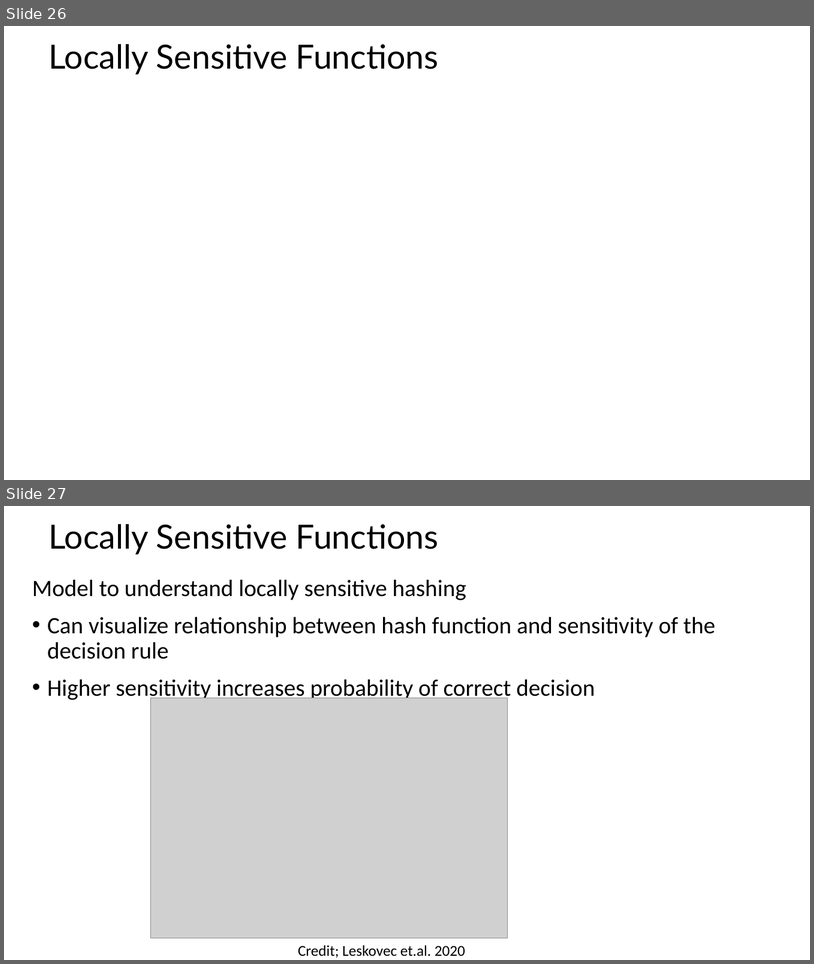
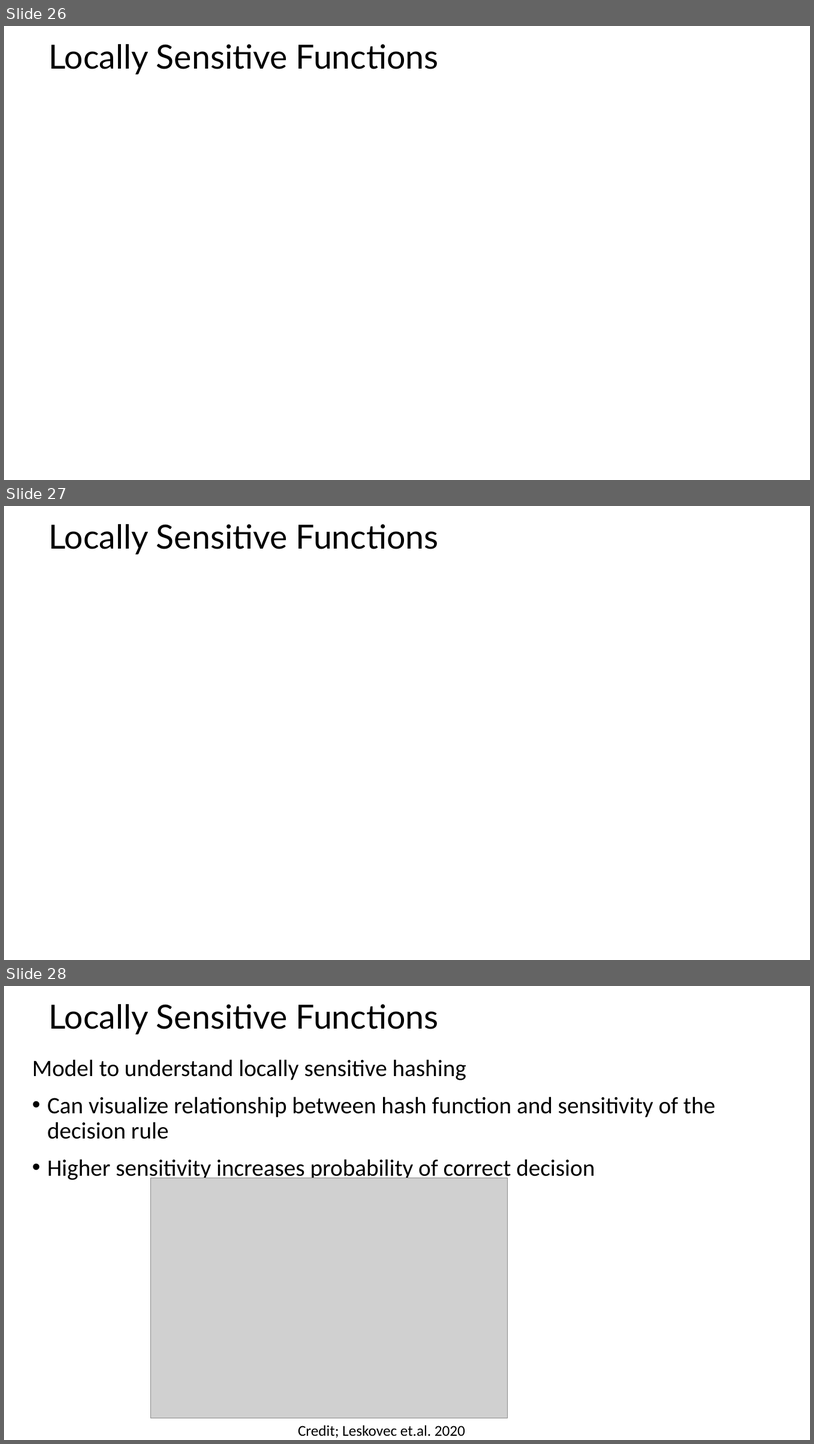
Before and after one commit to StephenElston/CSCI-E-108, a slide deck: slides/4_DistanceAndSimilarityMeasures_Part2.pptx. Shown one above the other, each under a label of ours: slides 26 and 27 before the commit, slides 26, 27 and 28 after it. The pictures are 814x964 and 814x1444 pixels, drawn with LibreOffice and Linux fonts; fonts in the diff are those of the drawing; grey boxes stand for pictures. Boxes give left, top, right and bottom in pixels: in the first picture for what was removed or moved away, otherwise in the second. Text is boxed around its words. In the diff, an @@ line names an element or a change of style, - is before the commit and + after.

```diff
--- a/slides/4_DistanceAndSimilarityMeasures_Part2.pptx
+++ b/slides/4_DistanceAndSimilarityMeasures_Part2.pptx
@@ slide 27 added at bbox=[4, 506, 810, 960], background #FFFFFF @@
@@ title added at bbox=[48, 524, 439, 555], 39.6 pt, text #000000 @@
+Locally Sensitive Functions
@@ what was slide 27 is now slide 28 @@
```
Also in this commit, not shown: 3 slides changed, 9 other slides added.
